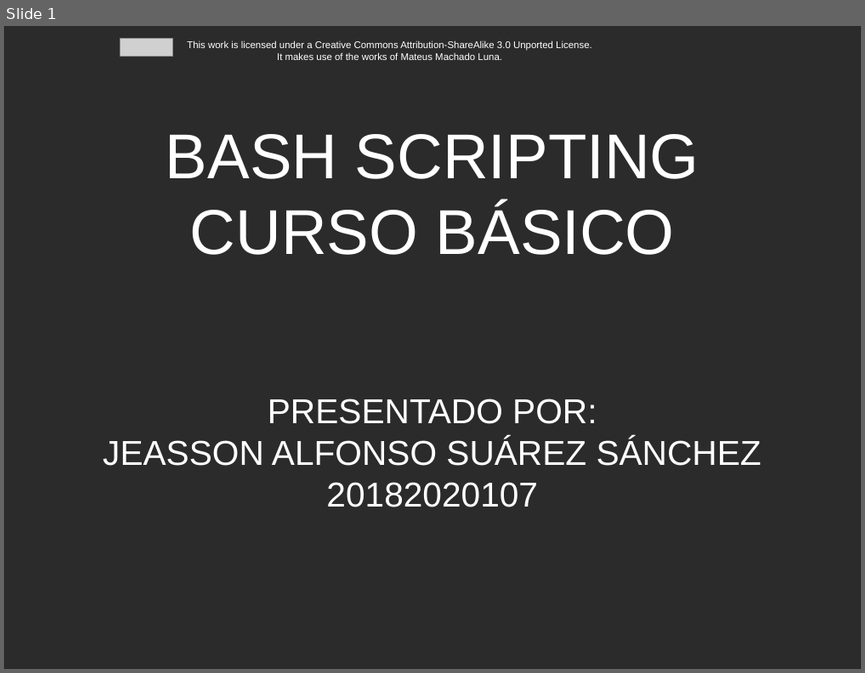
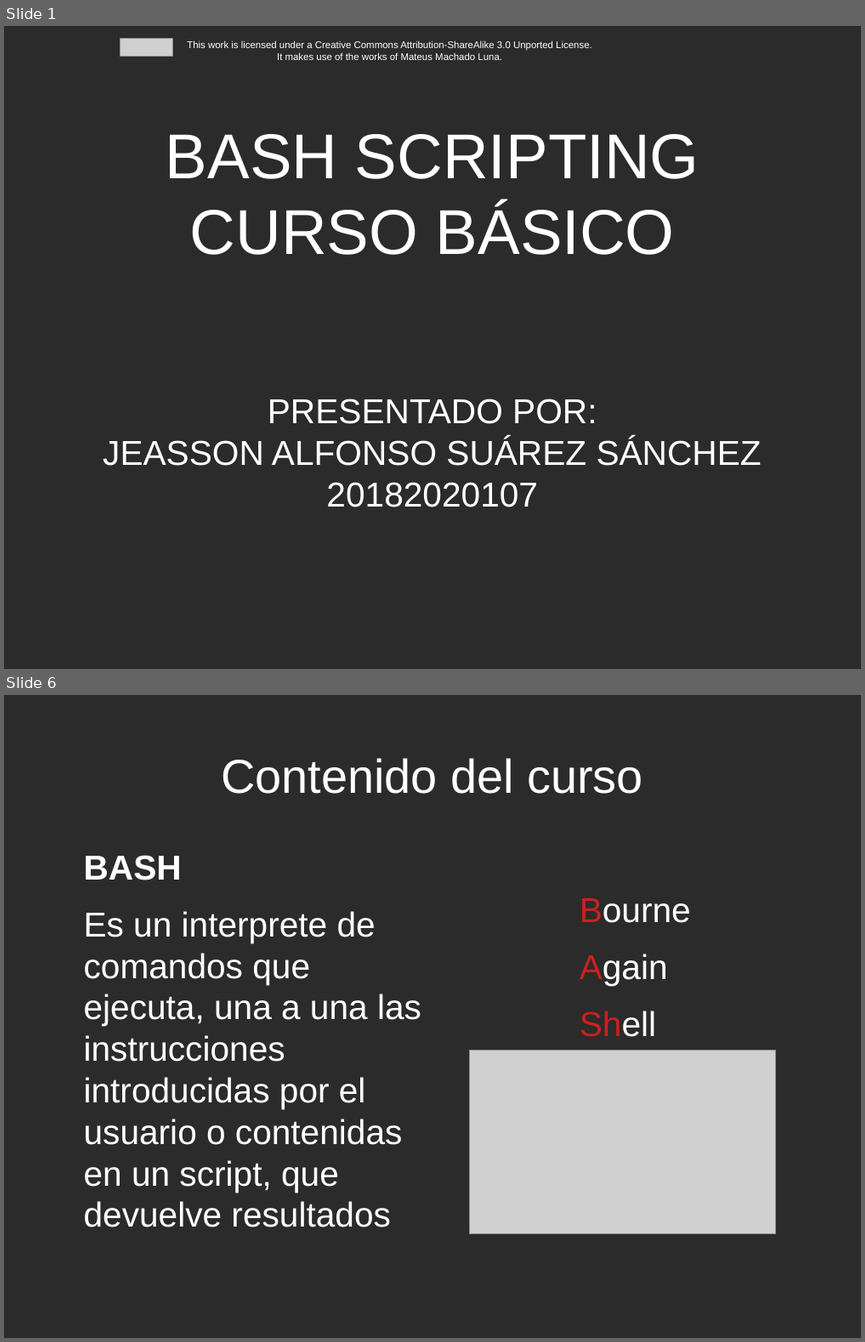
Before and after one commit to JeassonSuarez/CursoBashScript, a slide deck: presentacion proyecto curso bash.odp. Shown one above the other, each under a label of ours: slide 1 before the commit, slides 1 and 6 after it; the slides between them are not shown. The pictures are 865x673 and 865x1342 pixels, drawn with LibreOffice and Linux fonts; fonts in the diff are those of the drawing; grey boxes stand for pictures; background and template pictures are left out; a plain dark background stands for a picture behind light text. Boxes give left, top, right and bottom in pixels: in the first picture for what was removed or moved away, otherwise in the second. Text is boxed around its words. In the diff, an @@ line names an element or a change of style, - is before the commit and + after.

```diff
--- a/presentacion proyecto curso bash.odp
+++ b/presentacion proyecto curso bash.odp
@@ slide 6 added at box(4, 695, 861, 1338), background picture (left out) @@
@@ title added at box(221, 758, 643, 794), 44 pt, text #FFFFFF @@
+Contenido del curso
@@ text added at box(84, 855, 421, 1227), 32 pt, text #FFFFFF @@
+BASH
+Es un interprete de comandos que ejecuta, una a una las instrucciones introducidas por el usuario o contenidas en un script, que devuelve resultados
@@ text added at box(579, 898, 691, 1037), 32 pt, text #FFFFFF @@
+Bourne
+Again
+Shell
@@ picture added at box(469, 1050, 775, 1234) @@
```
Also in this commit, not shown: 3 slides changed, 2 other slides added.
